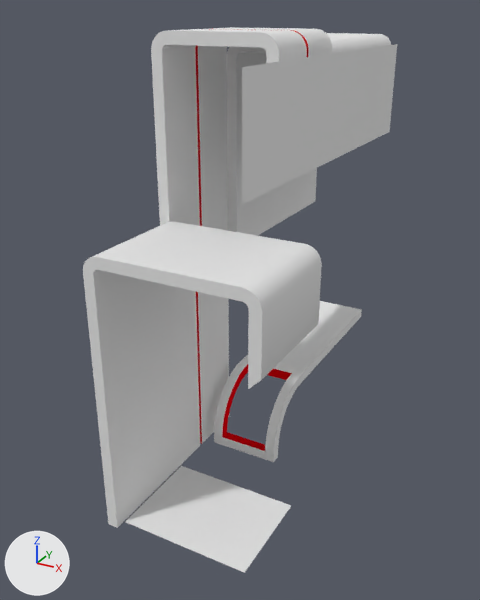
The Blender file Props/BusStop.blend: old version first, new version second.
Camera for both pictures: a 50 mm camera at (3.21, -5.0, 4.21) aimed at (0.39, 0.14, 1.64). Arrows for +X, +Y and +Z are at lower left; the lights stay in place.

In view in the first picture: 'Cube_Cube', 'Plane.001_Plane.001', 'Plane_Plane'.
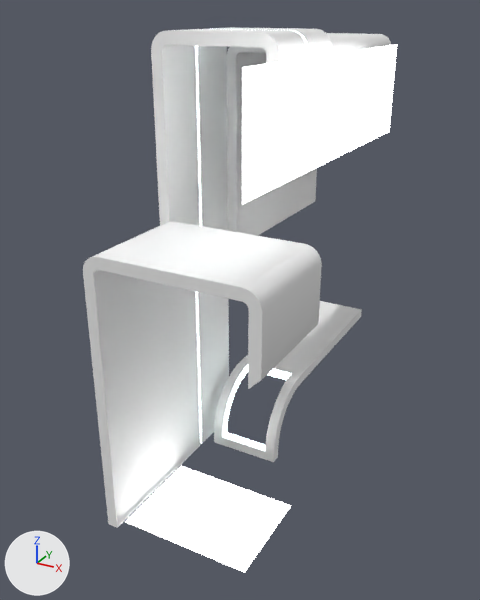
The change, as a list of edits to the scene's bpy script:
```text
Change mat_m_busstop_handicapsign:
    remove # nodes: BsdfDiffuse, OutputMaterial
    nodes: BsdfTransparent, Emission, MixShader, OutputMaterial
    colours: white #e7e7e7
Change mat_m_busstop_lights:
    mat_m_busstop_lights: diffuse_material('M_BusStop_Lights') -> emission_material('M_BusStop_Lights')
    mat_m_busstop_lights.base_color: (0.8, 0.0, 0.00379) -> (0.8, 1.0, 1.0)  # red #e7000c -> white #e7ffff
    add mat_m_busstop_lights.strength = 5.0
Add mat_wireframe:
    mat_wireframe = diffuse_material('Wireframe')
    mat_wireframe.base_color = (0.0, 0.0, 0.0)  # black #000000
Change me_cube_cube:
    used by ob_cube_cube; location = (0.0, 0.0, 0.0)
    remove me_cube_cube.from_pydata(...)  # 482 vertices, 952 faces; spans x -0.05..1.45, y -1.5..2.5, z 0.0..4.05
    add me_cube_cube.from_pydata(...)  # 490 vertices, 486 faces; spans x -0.05..1.45, y -1.5..2.5, z 0.0..4.05
    me_cube_cube part 1: 4 vertices added at x 0.1..1.3, y -1.45..-0.55, z 0.05
    me_cube_cube part 2: 4 vertices added at x 1.3, y -1.5..1.5, z 3.1..3.9
    add me_cube_cube.materials.append(mat_wireframe)  # black #000000
    add me_cube_cube.materials.append(mat_m_busstop_handicapsign)
Remove ob_plane_001_plane_001:
    ob_plane_001_plane_001 = bpy.data.objects.new('Plane.001_Plane.001', me_plane_001_plane_001)
    ob_plane_001_plane_001.location = (0.0, 0.0, 0.0)
Remove ob_plane_plane:
    ob_plane_plane = bpy.data.objects.new('Plane_Plane', me_plane_plane)
    ob_plane_plane.location = (0.0, 0.0, 0.0)
```

What differs and where, as boxes [x1, y1, x2, y2] in the pictures (480 x 600 px):
'Cube_Cube', recoloured (grey to white): [92, 27, 392, 528] in both
'Plane_Plane', deleted: before [242, 44, 397, 205]
'Plane.001_Plane.001', deleted: before [125, 466, 291, 573]
